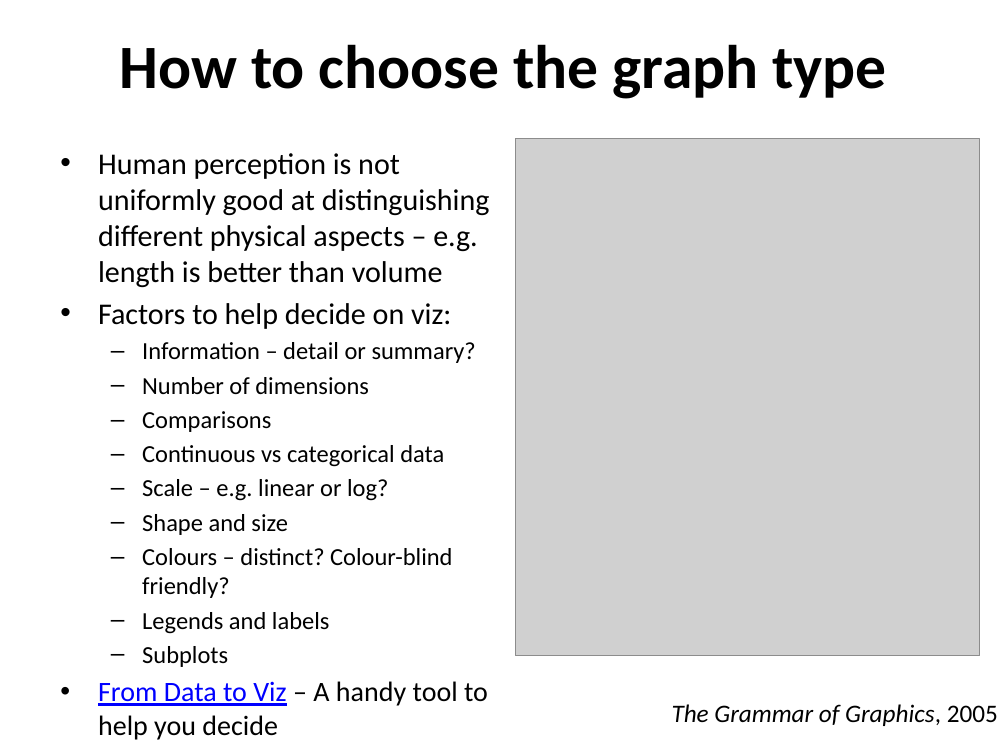
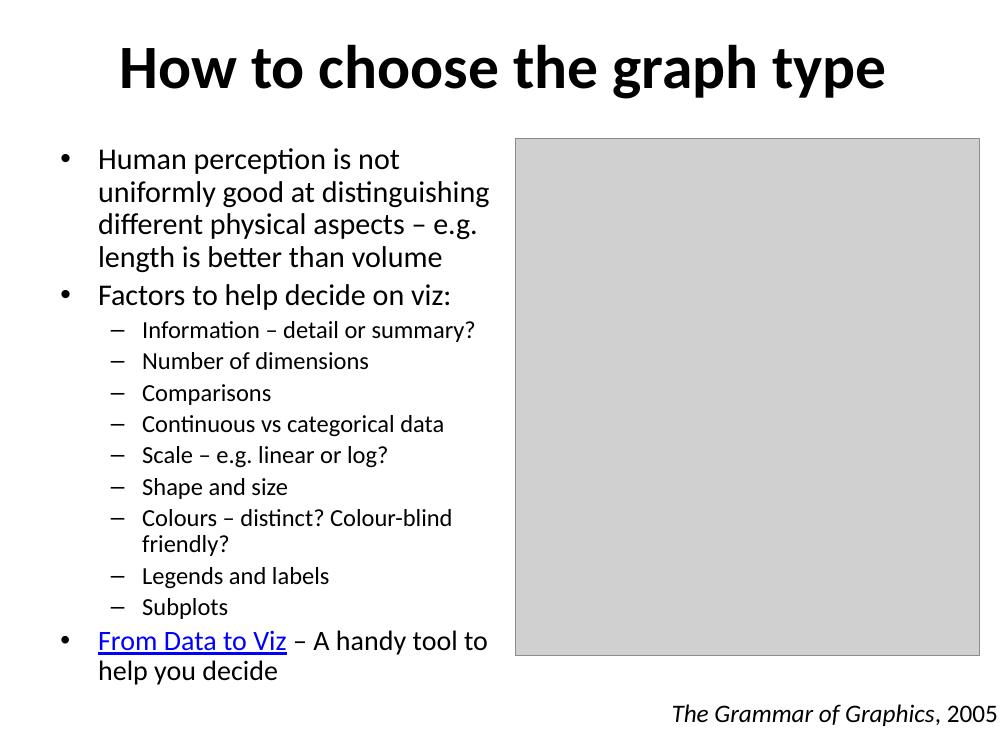
Before and after one commit to sraorao/data_analysis_visualisation_R_HT2022, a slide deck: slide 3 of powerpoint files/Session2.pptx. Drawn at 1008x756 pixels with LibreOffice and Linux fonts; fonts in the diff are those of the drawing; grey boxes stand for pictures. Boxes give left, top, right and bottom in pixels: in the first picture for what was removed or moved away, otherwise in the second. Text is boxed around its words. In the diff, an @@ line names an element or a change of style, - is before the commit and + after.

```diff
--- a/powerpoint files/Session2.pptx
+++ b/powerpoint files/Session2.pptx
@@ text "Human perception is not uniformly ..." at bbox=[98, 148, 490, 685]: line spacing 1 to 0.9 @@
```
Also in this commit, not shown: 3 other slides changed, 1 slide added, 1 slide removed.
